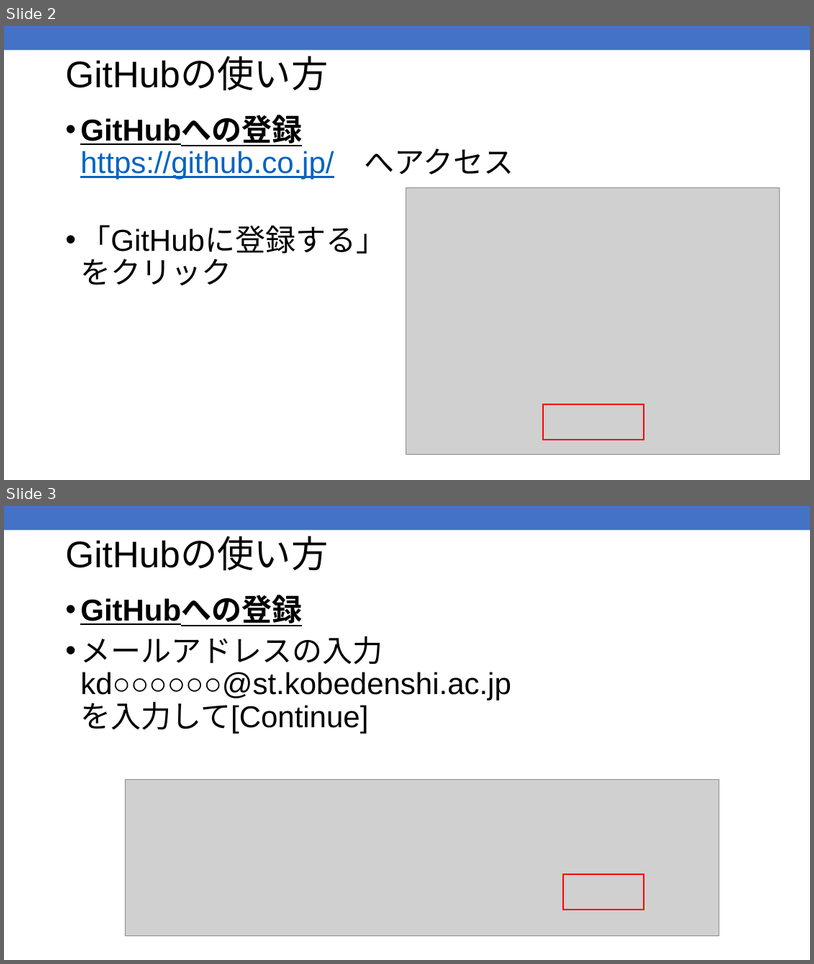
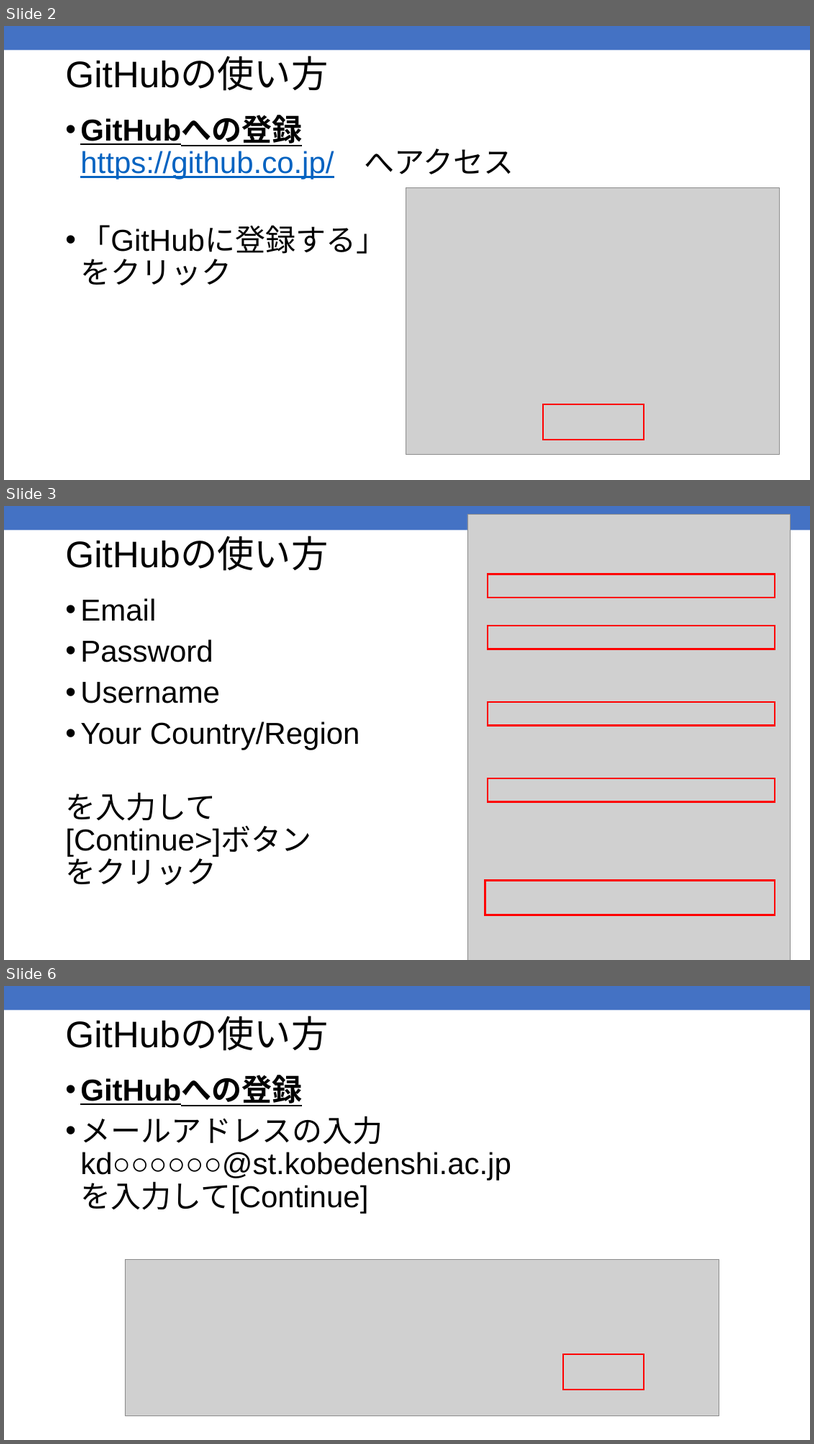
Before and after one commit to kic-murata/cpp2025, a slide deck: 授業資料/GitHub.pptx. Shown one above the other, each under a label of ours: slides 2 and 3 before the commit, slides 2, 3 and 6 after it; the slides between them are not shown. The pictures are 814x964 and 814x1444 pixels, drawn with LibreOffice and Linux fonts; fonts in the diff are those of the drawing; grey boxes stand for pictures. Boxes give left, top, right and bottom in pixels: in the first picture for what was removed or moved away, otherwise in the second. Text is boxed around its words. In the diff, an @@ line names an element or a change of style, - is before the commit and + after.

Commit message:
20250611

```diff
--- a/授業資料/GitHub.pptx
+++ b/授業資料/GitHub.pptx
@@ slide 3 added at [4, 506, 810, 960], background #FFFFFF; not listed: 1 template element that a slide beside it also shows @@
@@ picture added at [468, 515, 790, 960] @@
@@ title added at [65, 538, 328, 571], 44 pt, text #000000 @@
+GitHubの使い方
@@ rectangle added at [488, 574, 775, 597], outline #FF0000 2.25 pt @@
@@ text added at [65, 598, 360, 885], 36 pt, text #000000 @@
+• Email
+• Password
+• Username
+• Your Country/Region
+を入力して
+[Continue>]ボタン
+をクリック
@@ rectangle added at [488, 626, 775, 649], outline #FF0000 2.25 pt @@
@@ rectangle added at [488, 702, 775, 726], outline #FF0000 2.25 pt @@
@@ rectangle added at [488, 778, 775, 802], outline #FF0000 2.25 pt @@
@@ rectangle added at [486, 880, 775, 914], outline #FF0000 2.25 pt @@
@@ what was slide 3 is now slide 6 @@
```
Also in this commit, not shown: 2 other slides added.
